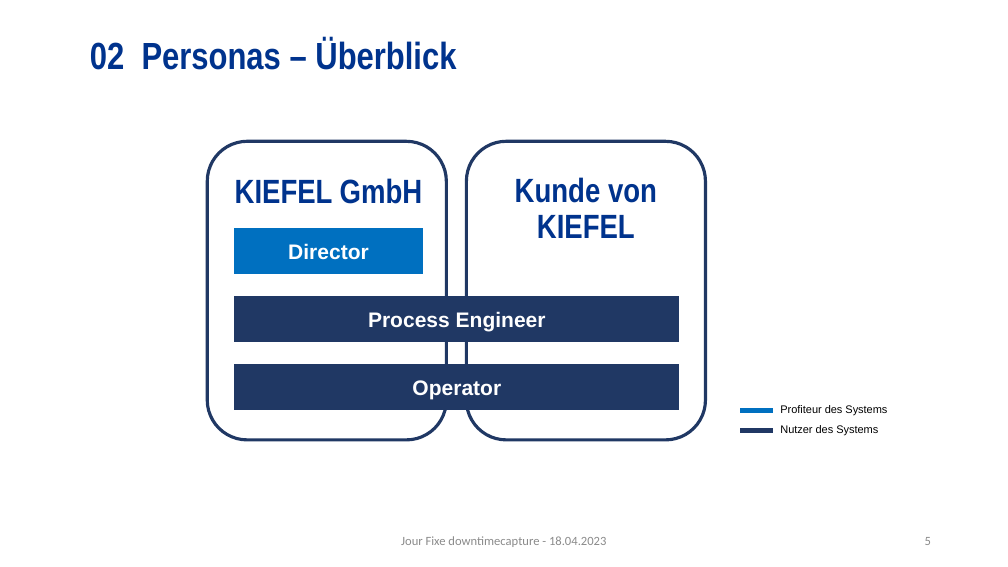
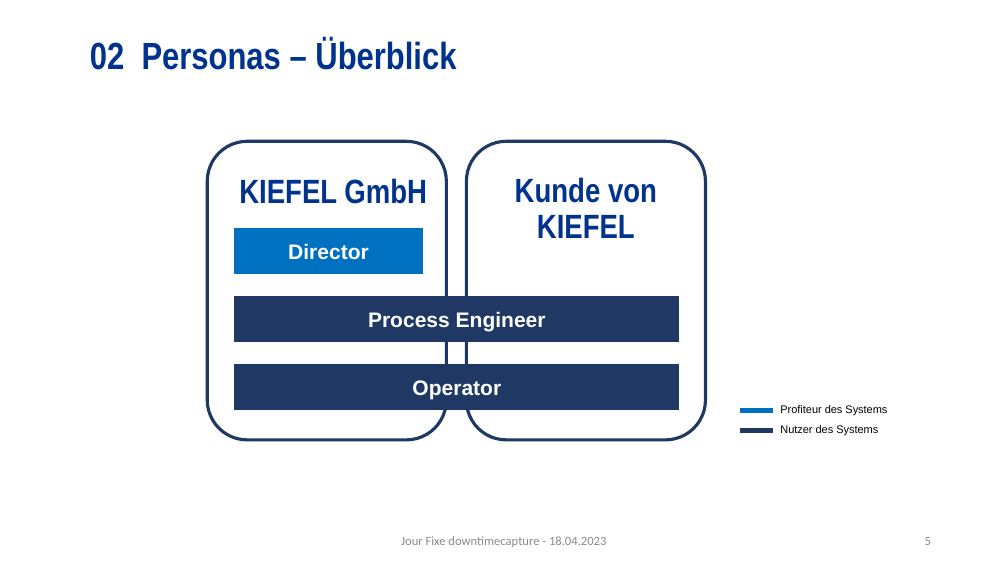
Before and after one commit to haelisa/dtc, a slide deck: slide 5 of project-docs/B_Präsentationen/JF_18.04.23_Präsentation_Ü2.pptx. Drawn at 1008x567 pixels with LibreOffice and Linux fonts; fonts in the diff are those of the drawing; background and template pictures are left out. Boxes give left, top, right and bottom in pixels: in the first picture for what was removed or moved away, otherwise in the second. Text is boxed around its words. In the diff, an @@ line names an element or a change of style, - is before the commit and + after.

```diff
--- a/project-docs/B_Präsentationen/JF_18.04.23_Präsentation_Ü2.pptx
+++ b/project-docs/B_Präsentationen/JF_18.04.23_Präsentation_Ü2.pptx
@@ text "KIEFEL GmbH": place and size @@
-text "KIEFEL GmbH" at <box>235,178,423,204</box>
+text "KIEFEL GmbH" at <box>239,178,427,204</box>
```
Also in this commit, not shown: 5 other slides changed.
